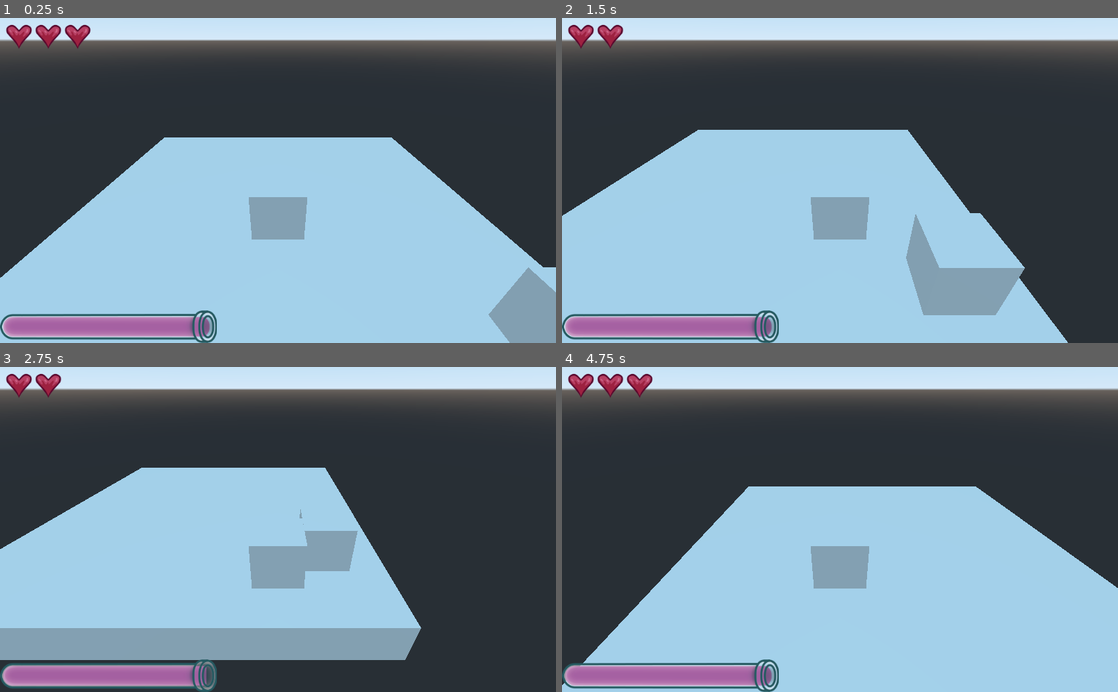
Above: before the commit, frames 1-4 (two rows, left to right).
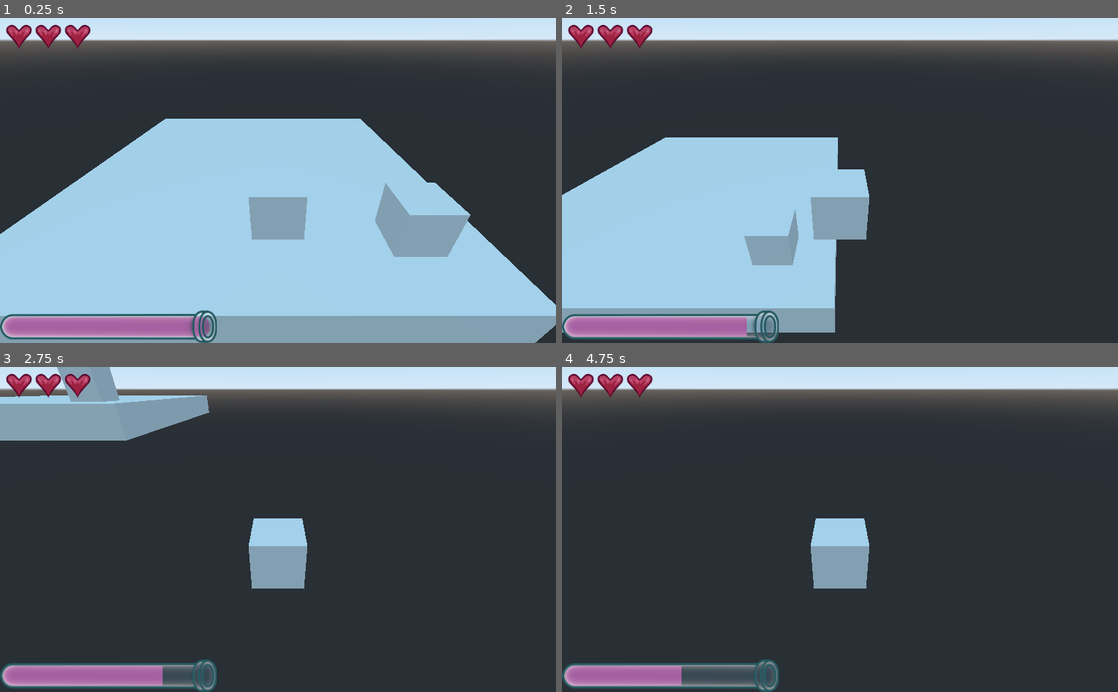
Above: after the commit, the same moments.

Repository: JoonasHeinonen/dynamite-sam-mine
Game: Godot game, scene res://scenes/levels/Main.tscn
Same seed, same stepped clock (60 frames per second), same inputs: the game is played once before the commit and once after it.
Inputs:
- Up to frame 1 (0.25 s): no input
- Up to frame 2 (1.5 s): tap Enter (ui_accept) at 0.5 s; hold D (ui_right) 0.53-1.28 s; tap Space (ui_jump) at 0.6, 0.77, 1.07, 1.35 s; hold S (ui_down) from 1.28 s (still down)
- Up to frame 3 (2.75 s): tap Space (ui_jump) at 1.52, 1.82, 2.1 s; release S (ui_down) at 2.03 s; hold D (ui_right) from 2.03 s (still down)
- Up to frame 4 (4.75 s): release D (ui_right) at 2.78 s; hold W (ui_up) 2.78-3.53 s; tap Space (ui_jump) at 2.85, 3.02, 3.32, 3.6, 3.77, 4.07, 4.35, 4.52 s; hold A (ui_left) from 3.53 s (still down)

The runs differ from the first frame. In frame 1, 14% of the frame differs, in the area x 0-100%, y 30-100%; in frame 2, 22%; in frame 3, 41%; in frame 4, 45%, in the area x 0-100%, y 36-100%.

Commit message:
feature/gravity: Applied player's gravity.

Diff:
--- a/scenes/levels/Main.tscn
+++ b/scenes/levels/Main.tscn
@@ -3,9 +3,9 @@
 [ext_resource path="res://scenes/Player/Player.tscn" type="PackedScene" id=1]
 [ext_resource path="res://src/scripts/interactable/interactable.gd" type="Script" id=2]
 
+[sub_resource type="BoxShape" id=2]
+
 [sub_resource type="CubeMesh" id=1]
-
-[sub_resource type="BoxShape" id=2]
 
 [sub_resource type="BoxShape" id=4]
 
@@ -14,22 +14,23 @@
 [node name="Spatial" type="Spatial"]
 
 [node name="Player" parent="." instance=ExtResource( 1 )]
+transform = Transform( 1, 0, 0, 0, 1, 0, 0, 0, 1, 1.54694, -0.0978274, 4.33137 )
 
 [node name="World" type="Node" parent="."]
 
-[node name="Area" type="Area" parent="World"]
+[node name="Area" type="StaticBody" parent="World"]
+
+[node name="CollisionShape" type="CollisionShape" parent="World/Area"]
+transform = Transform( 12, 0, 0, 0, 1, 0, 0, 0, 12, 0, -2.77178, -1.98432 )
+shape = SubResource( 2 )
 
 [node name="MeshInstance" type="MeshInstance" parent="World/Area"]
 transform = Transform( 10, 0, 0, 0, 1, 0, 0, 0, 10, 0, -2.77178, -1.98432 )
 mesh = SubResource( 1 )
 skeleton = NodePath("../..")
 
-[node name="CollisionShape" type="CollisionShape" parent="World/Area"]
-transform = Transform( 10, 0, 0, 0, 1, 0, 0, 0, 10, 0, -2.77178, -1.98432 )
-shape = SubResource( 2 )
-
 [node name="RigidBody" type="RigidBody" parent="."]
-transform = Transform( 1, 0, 0, 0, 1, 0, 0, 0, 1, 6.8689, 0, 4.84835 )
+transform = Transform( 1, 0, 0, 0, 1, 0, 0, 0, 1, 6.8689, -0.780162, 4.84835 )
 mode = 1
 script = ExtResource( 2 )
 
--- a/src/scripts/player/player.gd
+++ b/src/scripts/player/player.gd
@@ -2,7 +2,9 @@
 
 const MAX_HEALTH 			= 10
 
+export (String, "Easy", "Medium", "Hard") var difficulty
 export var speed : float  	= 0
+export var gravity : float 	= 10
 
 onready var heart 			= preload("res://scenes/UI/Heart.tscn")
 onready var interact_radius = $InteractRadius
@@ -22,9 +24,8 @@
 
 # Called when the node enters the scene tree for the first time.
 func _ready():
-	for i in player_health:
-		var hrt = heart.instance()
-		heart_container.add_child(hrt)
+	if difficulty == "" : difficulty = "Easy"
+	draw_hearts()
 	interactables = interact_radius.interactables
 
 # Called every frame. 'delta' is the elapsed time since the previous frame.
@@ -38,17 +39,16 @@
 	walk(-5, "z") if (Input.is_action_pressed("ui_up"))    else stop_player()
 	if (Input.is_action_just_pressed("ui_accept")):
 		print(interactables)
-	if (Input.is_action_just_pressed("ui_jump")):
-		player_health -= 1
-		clean_hearts()
-		for i in player_health:
-			var hrt = heart.instance()
-			heart_container.add_child(hrt)
 
 	# Game over if player has no health.
 	if (player_health == 0 || player_lamp_oil <= 0) : player_game_over = true
 	if (player_game_over) : get_tree().reload_current_scene()
-	move_and_slide(velocity, Vector3.UP)
+
+func _physics_process(delta):
+	if (Input.is_action_just_pressed("ui_jump") && is_on_floor()):
+		velocity.y = 8
+	velocity.y -= gravity *delta
+	velocity = move_and_slide(velocity, Vector3.UP)
 
 # Walking functionality.
 func walk(vel : float, axis : String):
@@ -66,6 +66,21 @@
 	velocity.x = lerp(velocity.x, 0, 0.01)
 	velocity.z = lerp(velocity.z, 0, 0.01)
 
+# Function for player getting hurt.
+func hurt_player(damage : int):
+	player_health -= damage
+	clean_hearts()
+	for i in player_health:
+		var hrt = heart.instance()
+		heart_container.add_child(hrt)
+	draw_hearts()
+
+# Print all the hearts indicating player's health.
+func draw_hearts():
+	for i in player_health:
+		var hrt = heart.instance()
+		heart_container.add_child(hrt)
+
 # Clear all the existing hearts before re-drawing the hearts.
 func clean_hearts():
 	for c in heart_container.get_children():
